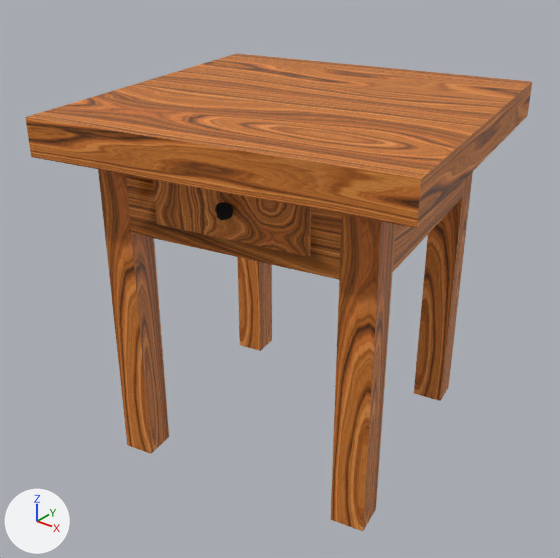
The FBX model Assets/Stanza VanGogh _ Miriana & Roberta/Models/Comodino.fbx as it was, and as the next commit left it.
Both versions are drawn from a camera (50 mm lens) standing at (-2.2, -6.18, 4.08) and looking at (-5.65, -1.87, 1.41). Arrows for +X, +Y and +Z are at lower left; the lights stay in place. Where no turn or scale is listed for an object, it has been applied to the vertices.

Names of what the first picture shows: 'Cassetto', 'Pomello', 'Tavolo'.
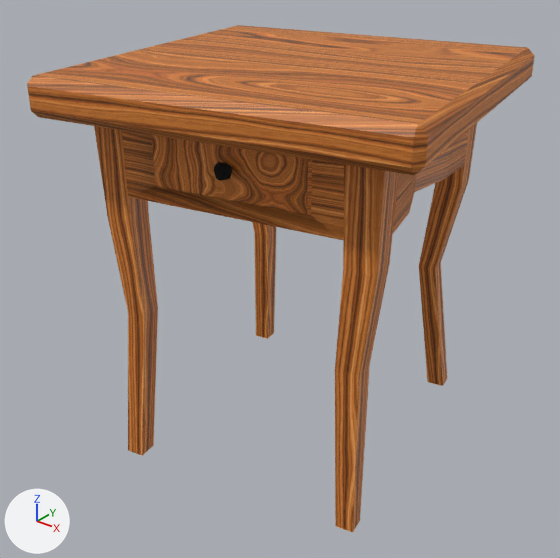
Commit message: Modifica al comodino

Pixel boxes (x1, y1, x2, y2) of what changed, in the pictures (560 x 558 px):
'Tavolo', reshaped (6% taller): before (25, 53, 532, 531); after (27, 25, 534, 533)
'Cassetto', reshaped: before (153, 180, 311, 257); after (152, 135, 312, 216)
'Pomello', mesh moved: before (215, 203, 234, 220); after (214, 162, 232, 181)
part 2 of me_tavolo_004, rebuilt (13% taller): before (98, 169, 473, 531); after (94, 123, 477, 533)
part 3 of me_tavolo_004, rebuilt (14% shorter): before (25, 53, 532, 228); after (27, 25, 534, 175)

The change, as a list of edits to the scene's bpy script:
```text
Change me_tavolo_004:
    used by ob_tavolo; location = (-5.679, -0.688, 0.048)
    remove me_tavolo_004.from_pydata(...)  # 60 vertices, 62 faces; spans x -1.47..1.68, y -2.6..0.54, z 0.01..2.77
    add me_tavolo_004.from_pydata(...)  # 176 vertices, 176 faces; spans x -1.46..1.67, y -2.59..0.53, z 0.01..3.03
    me_tavolo_004 part 2: the loose piece of 52 vertices spanning x -1.12..1.32, y -2.24..0.18, z 0.01..2.5 is rebuilt with 152 vertices and now spans x -1.12..1.32, y -2.28..0.3, z 0.01..2.76
    me_tavolo_004 part 3: the loose piece of 8 vertices spanning x -1.47..1.68, y -2.6..0.54, z 2.5..2.77 is rebuilt with 24 vertices and now spans x -1.46..1.67, y -2.59..0.53, z 2.76..3.03
Change me_cube_030:
    used by ob_cassetto; location = (-5.679, -0.688, 0.048)
    remove me_cube_030.from_pydata(...)  # 16 vertices, 17 faces; spans x -0.6..0.87, y -2.17..-0.17, z 2.06..2.48
    add me_cube_030.from_pydata(...)  # 58 vertices, 60 faces; spans x -0.59..0.87, y -2.16..-0.17, z 2.32..2.74
    me_cube_030 part 4: the whole mesh is rebuilt
Change me_cube_029:
    where me_cube_029.from_pydata(...)  # 57 vertices, 62 faces; spans x 0.2551..0.3769, y -2.1572..-2.0502, z 2.2151..2.3285
    used by ob_pomello; location = (-5.679, -0.688, 0.048)
    me_cube_029 part 1: the whole mesh is moved by (0.0, 0.0, 0.262)
```
